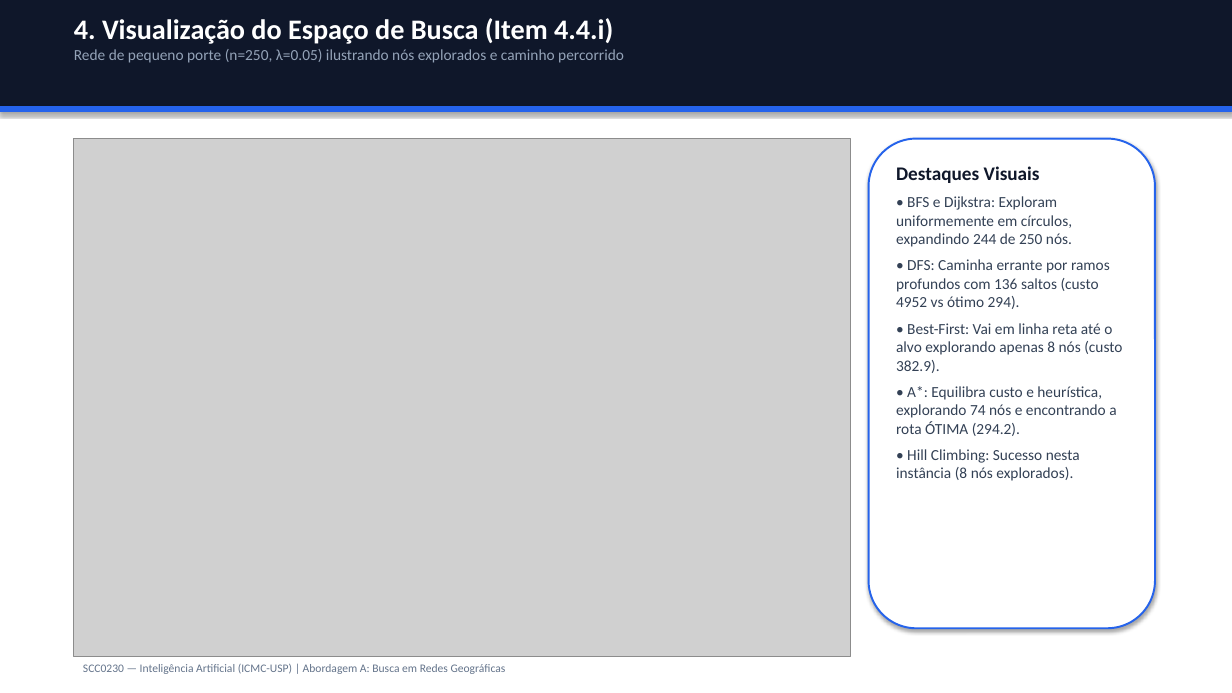
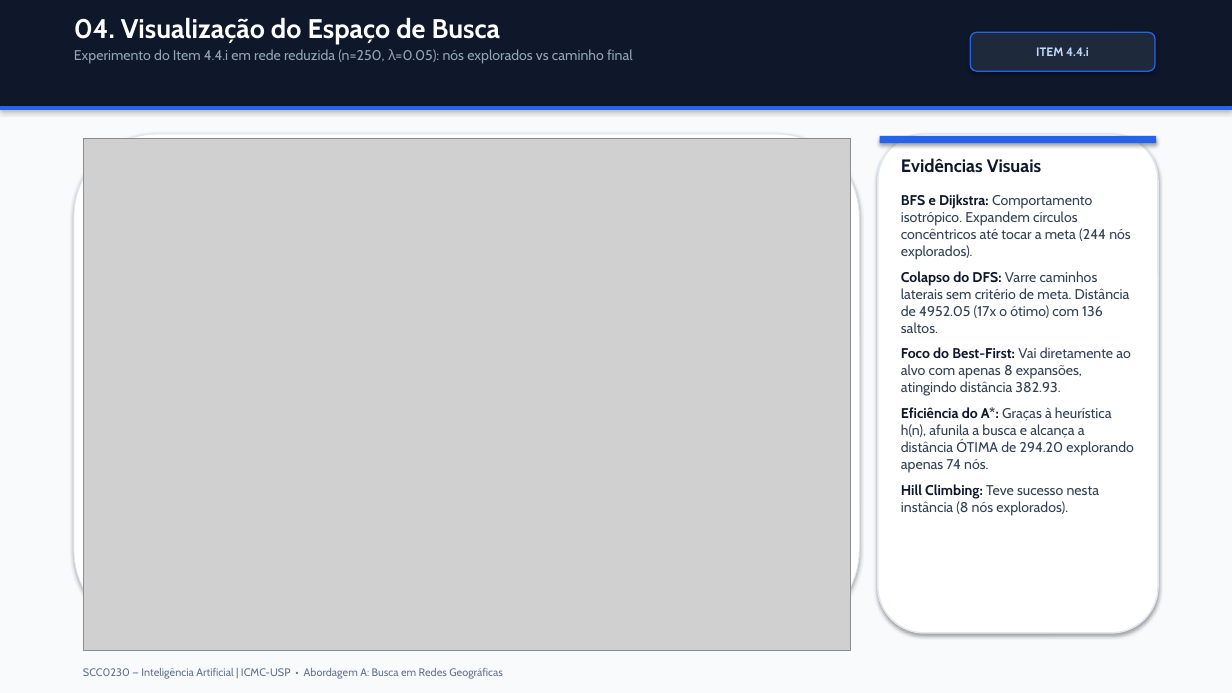
Before and after one commit to pietroggu/rede-geografica-trabalho-ia, a slide deck: slide 5 of outputs/apresentacao_busca_redes.pptx. Drawn at 1232x693 pixels with LibreOffice and Linux fonts; fonts in the diff are those of the drawing; grey boxes stand for pictures. Boxes give left, top, right and bottom in pixels: in the first picture for what was removed or moved away, otherwise in the second. Text is boxed around its words. In the diff, an @@ line names an element or a change of style, - is before the commit and + after.

```diff
--- a/outputs/apresentacao_busca_redes.pptx
+++ b/outputs/apresentacao_busca_redes.pptx
@@ rectangle: place and size @@
-rectangle at [0,106,1232,112]
+rectangle at [0,0,1232,106]
@@ rectangle at [0,0,1232,106]: fill #2563EB to #0F172A; outline #2563EB 0.75 pt to none @@
@@ rectangle: place and size @@
-rectangle at [0,0,1232,106]
+rectangle at [0,0,1232,693]
@@ rectangle at [0,0,1232,693]: fill #0F172A to #F8FAFC; outline #0F172A 0.75 pt to none @@
@@ text at [74,17,633,64]: text changed; size 12 to 11 pt; font Calibri to Cabin @@
-4. Visualização do Espaço de Busca (Item 4.4.i)
-Rede de pequeno porte (n=250, λ=0.05) ilustrando nós explorados e caminho percorrido
+04. Visualização do Espaço de Busca
+Experimento do Item 4.4.i em rede reduzida (n=250, λ=0.05): nós explorados vs caminho final
@@ rounded rectangle added at [970,32,1155,71], fill #1E293B, outline #2563EB 1 pt, 9.5 pt, text #BFDBFE, bold @@
+ITEM 4.4.i
@@ rectangle added at [0,106,1232,110], fill #2563EB @@
@@ rounded rectangle added at [74,134,860,633], fill #FFFFFF, outline #E2E8F0 0.75 pt @@
@@ picture: place and size @@
-picture at [74,139,850,656]
+picture at [83,139,850,651]
@@ rounded rectangle: place and size @@
-rounded rectangle at [869,139,1155,628]
+rounded rectangle at [878,134,1158,633]
@@ rounded rectangle at [878,134,1158,633]: outline #2563EB 1.5 pt to #E2E8F0 1.2 pt @@
@@ rectangle added at [880,136,1156,143], fill #2563EB @@
@@ text at [901,158,1134,516]: text changed; size 12 to 11 pt; font Calibri to Cabin @@
-Destaques Visuais
-• BFS e Dijkstra: Exploram uniformemente em círculos, expandindo 244 de 250 nós.
-• DFS: Caminha errante por ramos profundos com 136 saltos (custo 4952 vs ótimo 294).
-• Best-First: Vai em linha reta até o alvo explorando apenas 8 nós (custo 382.9).
-• A*: Equilibra custo e heurística, explorando 74 nós e encontrando a rota ÓTIMA (294.2).
-• Hill Climbing: Sucesso nesta instância (8 nós explorados).
+Evidências Visuais
+BFS e Dijkstra: Comportamento isotrópico. Expandem círculos concêntricos até tocar a meta (244 nós explorados).
+Colapso do DFS: Varre caminhos laterais sem critério de meta. Distância de 4952.05 (17x o ótimo) com 136 saltos.
+Foco do Best-First: Vai diretamente ao alvo com apenas 8 expansões, atingindo distância 382.93.
+Eficiência do A*: Graças à heurística h(n), afunila a busca e alcança a distância ÓTIMA de 294.20 explorando apenas 74 nós.
+Hill Climbing: Teve sucesso nesta instância (8 nós explorados).
@@ text at [83,668,503,679]: text changed; size 9 to 8.5 pt; font Calibri to Cabin @@
-SCC0230 — Inteligência Artificial (ICMC-USP) | Abordagem A: Busca em Redes Geográficas
+SCC0230 — Inteligência Artificial | ICMC-USP • Abordagem A: Busca em Redes Geográficas
```
Also in this commit, not shown: 11 other slides changed, 11 other files.
